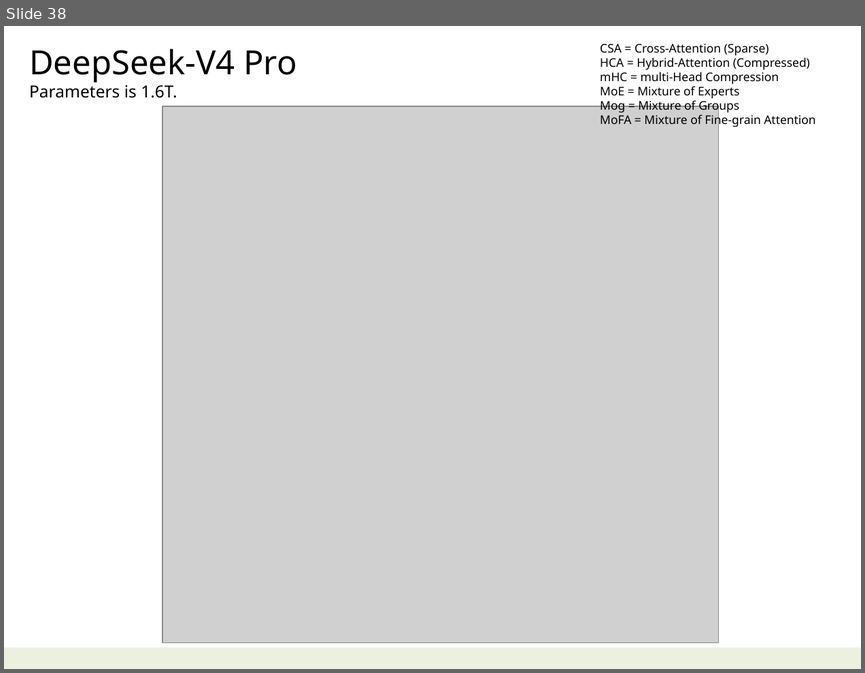
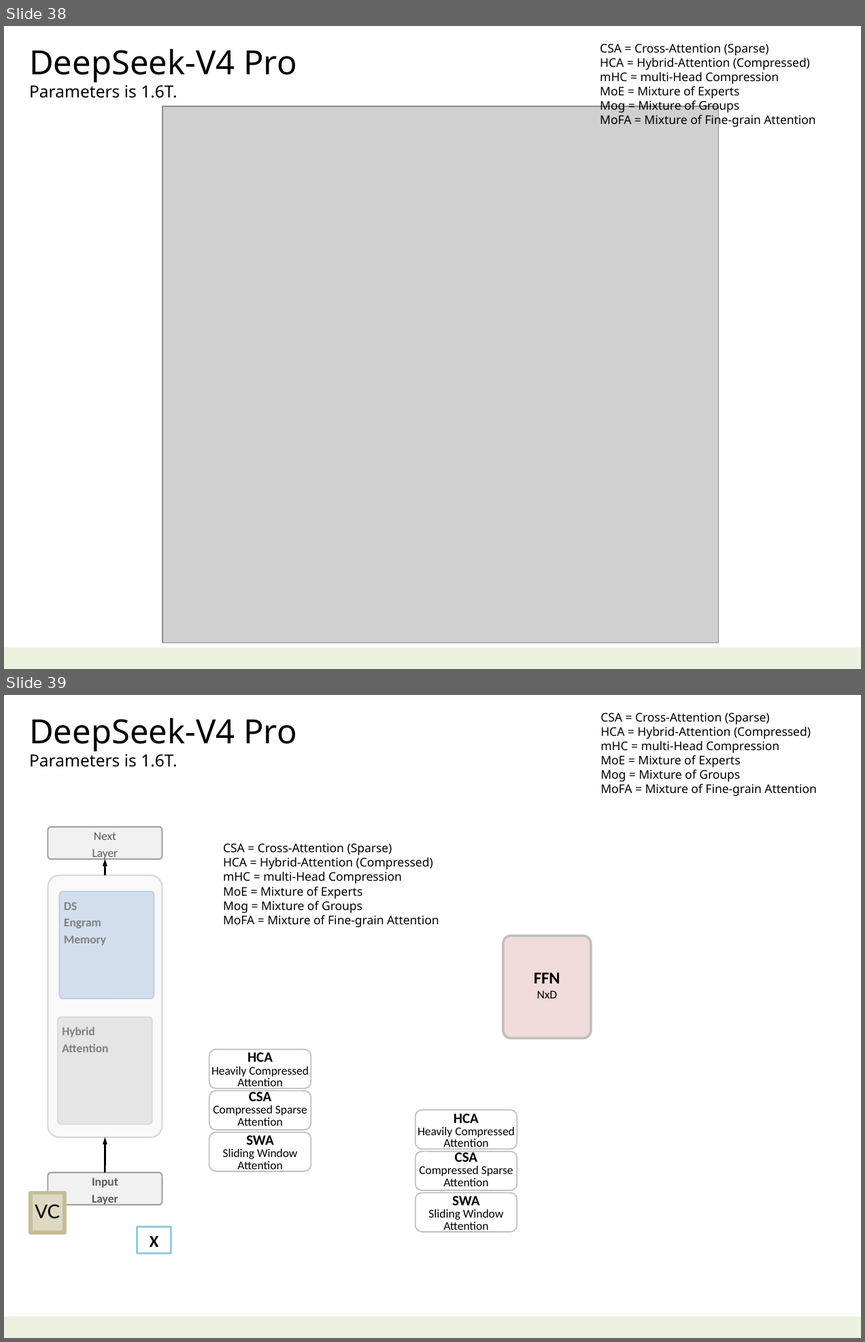
Before and after one commit to navibator/crazy-ai, a slide deck: ai.pptx. Shown one above the other, each under a label of ours: slide 38 before the commit, slides 38 and 39 after it. The pictures are 865x673 and 865x1342 pixels, drawn with LibreOffice and Linux fonts; fonts in the diff are those of the drawing; grey boxes stand for pictures. Boxes give left, top, right and bottom in pixels: in the first picture for what was removed or moved away, otherwise in the second. Text is boxed around its words. In the diff, an @@ line names an element or a change of style, - is before the commit and + after.

```diff
--- a/ai.pptx
+++ b/ai.pptx
@@ slide 39 added at [4,695,861,1338], background #FFFFFF; not listed: 1 template element that a slide beside it also shows @@
@@ text added at [600,713,816,796], 10 pt, text #000000 @@
+CSA = Cross-Attention (Sparse)
+HCA = Hybrid-Attention (Compressed)
+mHC = multi-Head Compression
+MoE = Mixture of Experts
+Mog = Mixture of Groups
+MoFA = Mixture of Fine-grain Attention
@@ text added at [29,717,296,767], 14 pt, text #000000 @@
+DeepSeek-V4 Pro
+Parameters is 1.6T.
@@ rounded rectangle added at [48,827,162,860], fill #DDDDDD at 40% opacity, outline #A6A6A6 1.25 pt, 10 pt, text #595959 @@
+Next
+Layer
@@ text added at [223,843,439,928], 10 pt, text #000000 @@
+CSA = Cross-Attention (Sparse)
+HCA = Hybrid-Attention (Compressed)
+mHC = multi-Head Compression
+MoE = Mixture of Experts
+Mog = Mixture of Groups
+MoFA = Mixture of Fine-grain Attention
@@ rounded rectangle added at [48,875,162,1137], fill #F2F2F2 at 40% opacity, outline #D9D9D9 1.25 pt @@
@@ arrow added from (105, 875) to (105, 859), #000000 1.5 pt @@
@@ rounded rectangle added at [60,892,154,998], fill #B9CDE5 at 60% opacity, outline #B9CDE5 1 pt, 10 pt, text #808080, bold @@
+DS
+Engram
+Memory
@@ rounded rectangle added at [502,936,590,1038], fill #F2DCDB, outline #BFBFBF 2 pt, 14 pt, text #000000, bold @@
+FFN
+NxD
@@ rounded rectangle added at [58,1017,152,1124], fill #D9D9D9 at 60% opacity, outline #D9D9D9 1 pt, 10 pt, text #808080, bold @@
+Hybrid
+Attention
@@ rounded rectangle added at [209,1049,311,1088], fill #FFFFFF, outline #BFBFBF 1 pt, 10 pt, text #000000 @@
+HCA
+Heavily Compressed
+Attention
@@ rounded rectangle added at [209,1091,311,1130], fill #FFFFFF, outline #BFBFBF 1 pt, 10 pt, text #000000 @@
+CSA
+Compressed Sparse
+Attention
@@ rounded rectangle added at [415,1110,517,1149], fill #FFFFFF, outline #BFBFBF 1 pt, 10 pt, text #000000 @@
+HCA
+Heavily Compressed
+Attention
@@ arrow added from (105, 1172) to (105, 1137), #000000 1.5 pt @@
@@ rounded rectangle added at [209,1132,311,1172], fill #FFFFFF, outline #BFBFBF 1 pt, 10 pt, text #000000 @@
+SWA
+Sliding Window
+Attention
@@ rounded rectangle added at [415,1151,517,1190], fill #FFFFFF, outline #BFBFBF 1 pt, 10 pt, text #000000 @@
+CSA
+Compressed Sparse
+Attention
@@ rounded rectangle added at [48,1172,162,1205], fill #DDDDDD at 40% opacity, outline #A6A6A6 1.25 pt, 10 pt, text #595959, bold @@
+Input
+Layer
@@ rectangle added at [31,1193,65,1232], fill #DDD9C3, outline #C4BD97 3 pt, 16 pt, text #000000 @@
+VC
@@ rounded rectangle added at [415,1193,517,1232], fill #FFFFFF, outline #BFBFBF 1 pt, 10 pt, text #000000 @@
+SWA
+Sliding Window
+Attention
@@ rectangle added at [137,1226,171,1253], fill #FFFFFF, outline #93CDDD 2 pt, 14 pt, text #000000, bold @@
+X
```
Also in this commit, not shown: 2 slides changed, 1 other slide added.
